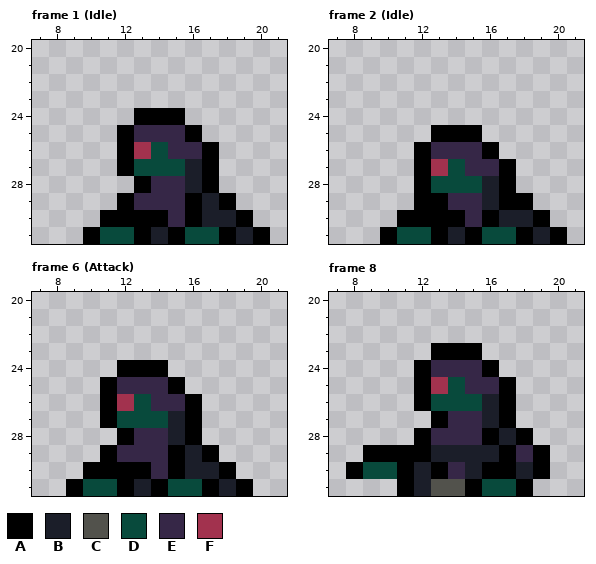
One commit to this pixel-art file: WizardsAgainstTheWorld/Assets/Sprites/Creatures/ZombieCrawl.aseprite. Above is the file before it was changed.
32x32 pixels, 11 frames. Shown: frame 1 (Idle): x 7..21, y 20..31; frame 2 (Idle): x 7..21, y 20..31; frame 6 (Attack): x 7..21, y 20..31; frame 8: x 7..21, y 20..31. The commit also changed other frames, which this record leaves out.
Palette (. is transparent): A #000000  B #1b1e29  C #52524c  D #084a3c  E #362747  F #a2324e
After:
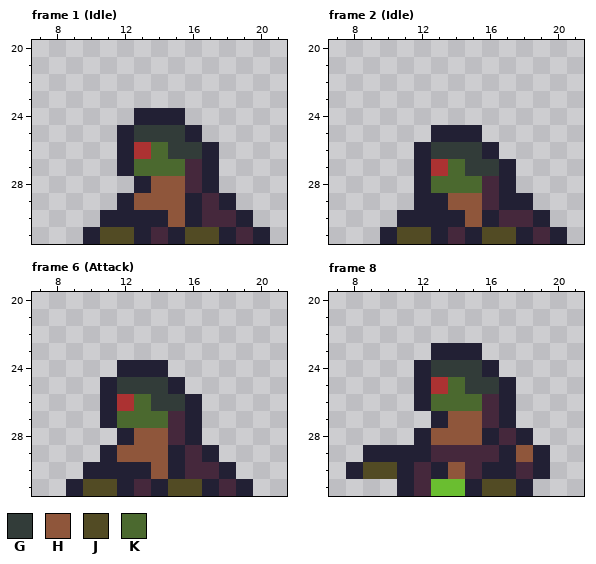
Colours new in this view: G #323c39  H #8f563b  J #524b24  K #4b692f
Diff:
Colour A changes from #000000 to #222034.
Colour B changes from #1b1e29 to #45283c.
Colour C changes from #52524c to #6abe30.
Colour F changes from #a2324e to #ac3232.
Frame 1 (Idle):
Colour E becomes colour G in row 25 at x 13 to 15; in row 26 at x 15 to 16.
Colour E becomes colour H in row 28 at x 14 to 15; in row 29 at x 13 to 15; in row 30 at x 15.
Colour D becomes colour J in row 31 at x 11 to 12 and 16 to 17.
Colour D becomes colour K in row 26 at x 14; in row 27 at x 13 to 15.
Frame 2 (Idle):
Colour E becomes colour G in row 26 at x 13 to 15; in row 27 at x 15 to 16.
Colour E becomes colour H in row 29 at x 14 to 15; in row 30 at x 15.
Colour D becomes colour J in row 31 at x 11 to 12 and 16 to 17.
Colour D becomes colour K in row 27 at x 14; in row 28 at x 13 to 15.
Frame 6 (Attack):
Colour E becomes colour G in row 25 at x 12 to 14; in row 26 at x 14 to 15.
Colour E becomes colour H in row 28 at x 13 to 14; in row 29 at x 12 to 14; in row 30 at x 14.
Colour D becomes colour J in row 31 at x 10 to 11 and 15 to 16.
Colour D becomes colour K in row 26 at x 13; in row 27 at x 12 to 14.
Frame 8:
Colour E becomes colour G in row 24 at x 13 to 15; in row 25 at x 15 to 16.
Colour E becomes colour H in row 27 at x 14 to 15; in row 28 at x 13 to 15; in row 29 at x 18; in row 30 at x 14.
Colour D becomes colour J in row 30 at x 9 to 10; in row 31 at x 16 to 17.
Colour D becomes colour K in row 25 at x 14; in row 26 at x 13 to 15.
Pixel boxes of the changes (left, top, right, bottom) in both pictures:
changed: (83, 108, 270, 244)
changed: (380, 125, 567, 244)
changed: (66, 360, 253, 496)
changed: (346, 343, 550, 496)
